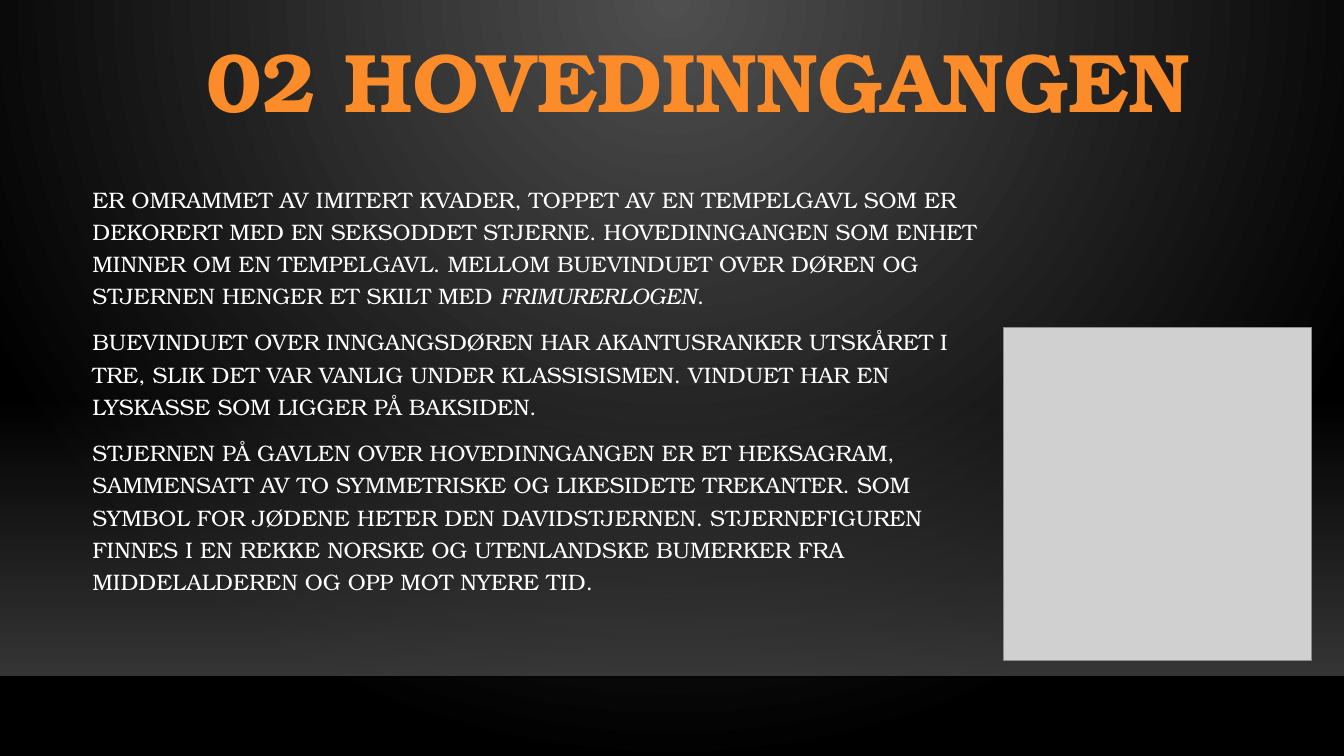
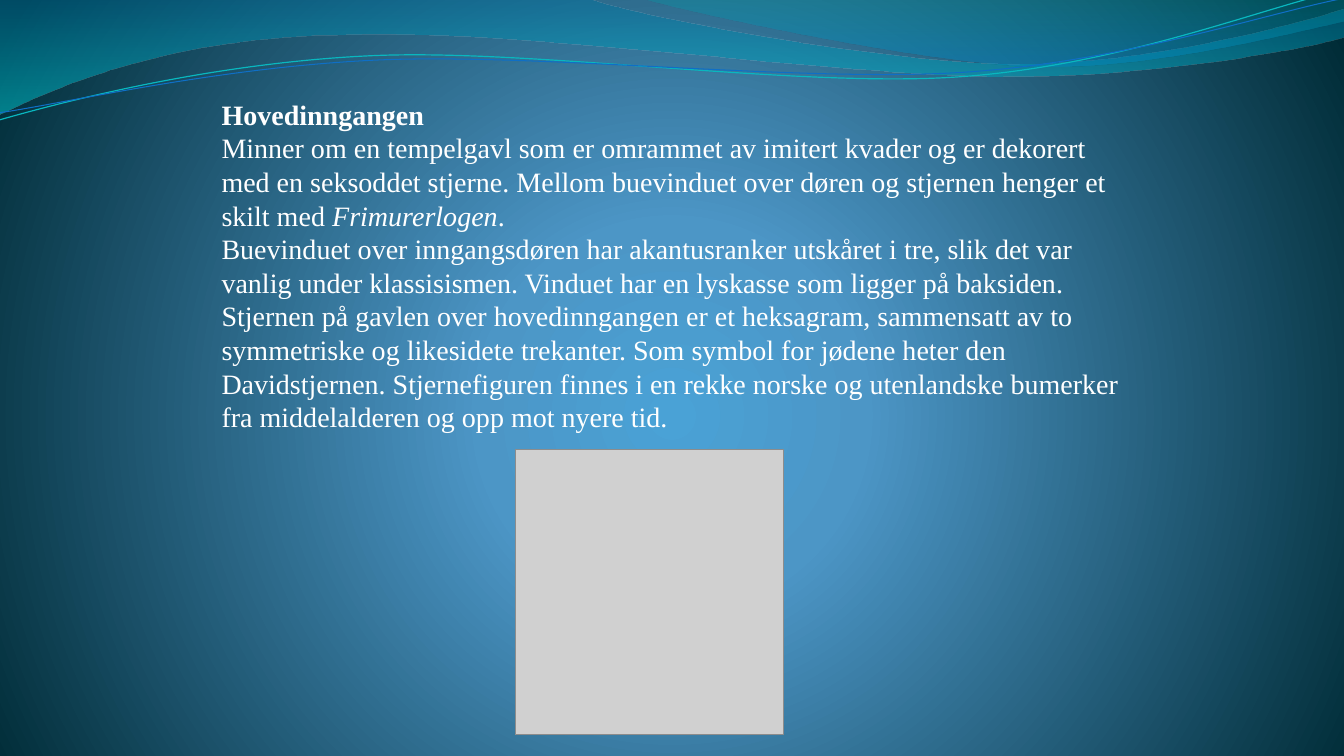
Before and after one commit to skaretk/lightcontrols, a slide deck: slide 3 of light_controller/light_control.pptm (slide 2 before the commit). Drawn at 1344x756 pixels with LibreOffice and Linux fonts; fonts in the diff are those of the drawing; grey boxes stand for pictures; background and template pictures are left out. Boxes give left, top, right and bottom in pixels: in the first picture for what was removed or moved away, otherwise in the second. Text is boxed around its words. In the diff, an @@ line names an element or a change of style, - is before the commit and + after.

```diff
--- a/light_controller/light_control.pptm
+++ b/light_controller/light_control.pptm
@@ background gradient #505050 to #000000 to gradient #4AA0D6 to #4C98C7 to #002C38 @@
@@ freeform shape added at (0, 0, 1344, 114), fill gradient #0074A1 to #00C6CF @@
@@ freeform shape added at (0, 0, 1344, 125), outline #0AB8BF 0.85 pt @@
@@ freeform shape added at (0, 0, 1344, 120), outline #0F6FC6 0.75 pt @@
@@ freeform shape added at (644, 0, 1344, 70), fill gradient #00A1A9 to #008BBF @@
@@ title removed at (206, 54, 1189, 134) @@
-02 HOVEDINNGANGEN
@@ text at (222, 105, 1118, 433): text changed; size 16 to 20 pt; font TeX Gyre Bonum to Times New Roman @@
-ER OMRAMMET AV IMITERT KVADER, TOPPET AV EN TEMPELGAVL SOM ER DEKORERT MED EN SEKSODDET STJERNE. HOVEDINNGANGEN SOM ENHET MINNER OM EN TEMPELGAVL. MELLOM BUEVINDUET OVER DØREN OG STJERNEN HENGER ET SKILT MED FRIMURERLOGEN.
-BUEVINDUET OVER INNGANGSDØREN HAR AKANTUSRANKER UTSKÅRET I TRE, SLIK DET VAR VANLIG UNDER KLASSISISMEN. VINDUET HAR EN LYSKASSE SOM LIGGER PÅ BAKSIDEN.
-STJERNEN PÅ GAVLEN OVER HOVEDINNGANGEN ER ET HEKSAGRAM, SAMMENSATT AV TO SYMMETRISKE OG LIKESIDETE TREKANTER. SOM SYMBOL FOR JØDENE HETER DEN DAVIDSTJERNEN. STJERNEFIGUREN FINNES I EN REKKE NORSKE OG UTENLANDSKE BUMERKER FRA MIDDELALDEREN OG OPP MOT NYERE TID.
+Hovedinngangen
+Minner om en tempelgavl som er omrammet av imitert kvader og er dekorert med en seksoddet stjerne. Mellom buevinduet over døren og stjernen henger et skilt med Frimurerlogen.
+Buevinduet over inngangsdøren har akantusranker utskåret i tre, slik det var vanlig under klassisismen. Vinduet har en lyskasse som ligger på baksiden.
+Stjernen på gavlen over hovedinngangen er et heksagram, sammensatt av to symmetriske og likesidete trekanter. Som symbol for jødene heter den Davidstjernen. Stjernefiguren finnes i en rekke norske og utenlandske bumerker fra middelalderen og opp mot nyere tid.
@@ picture removed at (1004, 328, 1312, 660) @@
@@ rectangle removed at (0, 399, 1344, 676) @@
@@ picture added at (515, 450, 783, 735) @@
@@ line removed from (0, 677) to (1344, 677) @@
```
Also in this commit, not shown: 13 other slides changed, 1 slide added, 2 slides removed, 3 other files.
